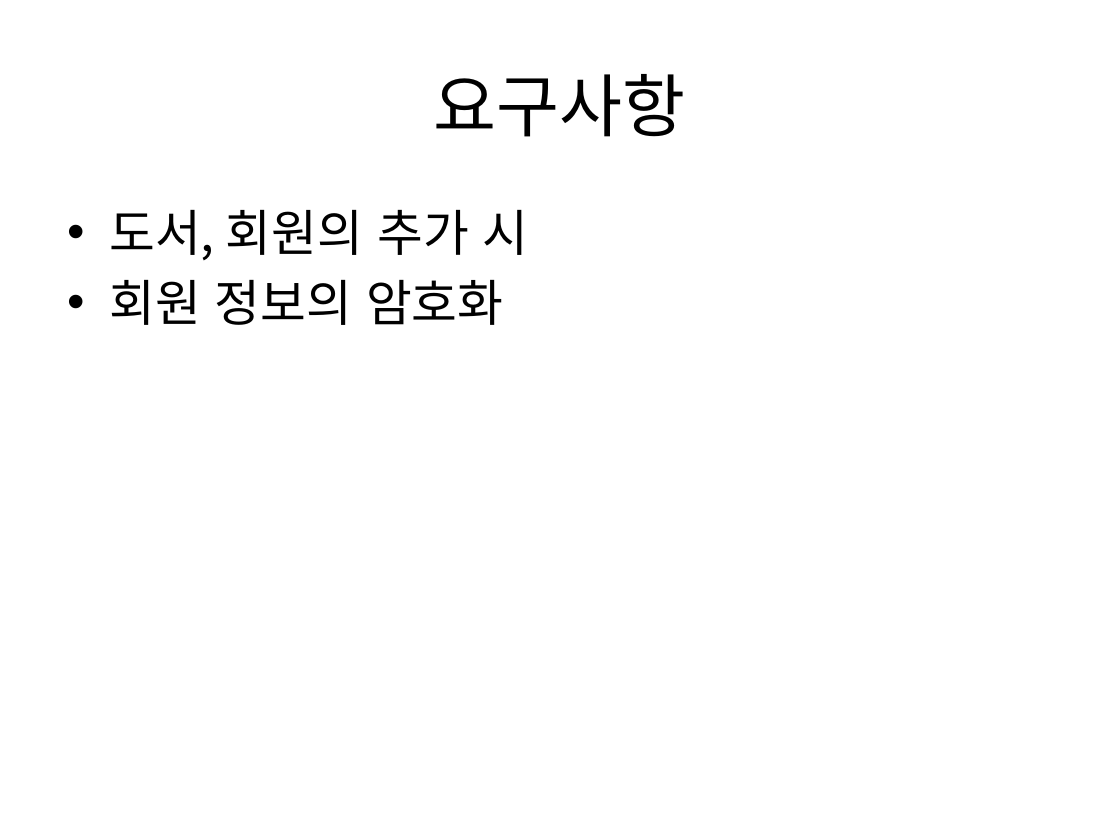
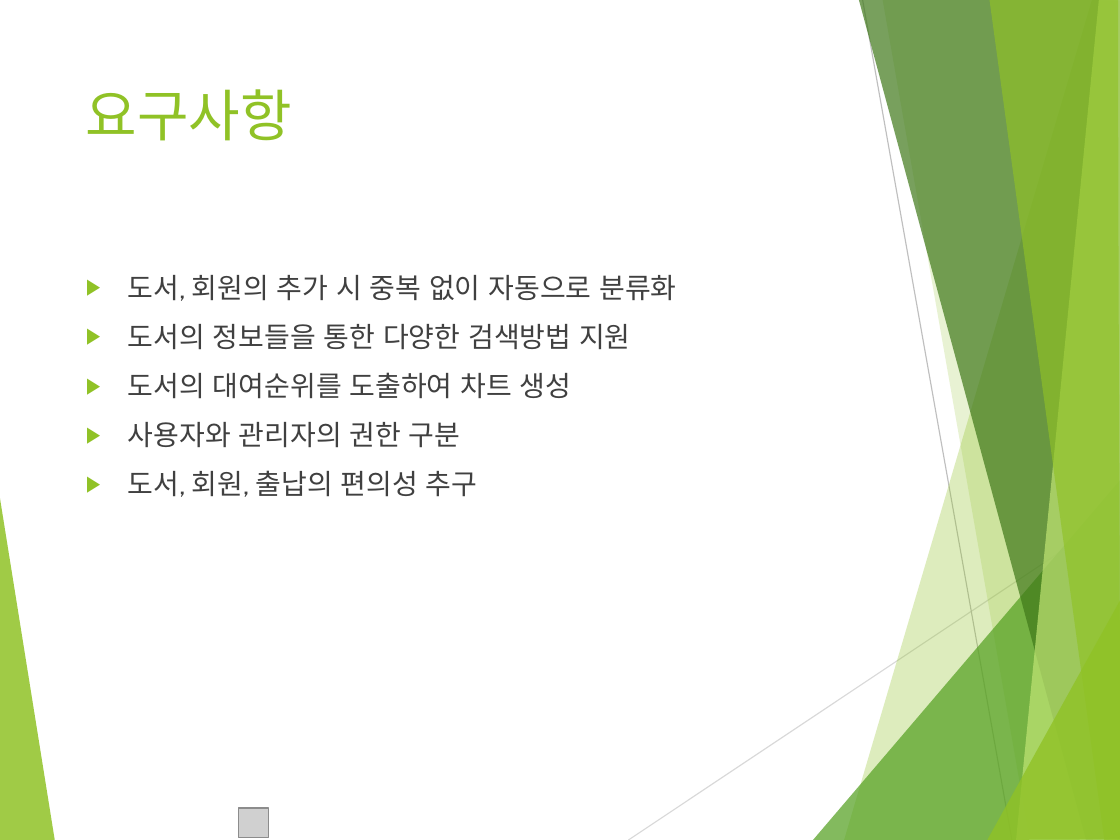
Before and after one commit to MinSu-Kim/java_web_male, a slide deck: slide 5 of document/도서관리 프로그램.pptx. Drawn at 1120x840 pixels with LibreOffice and Linux fonts; fonts in the diff are those of the drawing; grey boxes stand for pictures. Boxes give left, top, right and bottom in pixels: in the first picture for what was removed or moved away, otherwise in the second. Text is boxed around its words. In the diff, an @@ line names an element or a change of style, - is before the commit and + after.

```diff
--- a/document/도서관리 프로그램.pptx
+++ b/document/도서관리 프로그램.pptx
@@ title "요구사항": place and size @@
-title "요구사항" at [434, 74, 686, 137]
+title "요구사항" at [86, 89, 292, 141]
@@ title "요구사항" at [86, 89, 292, 141]: size 44 to 36 pt, font Noto Sans CJK KR to Cabin, text colour #000000 to #90C226; alignment centre to left; vertical alignment middle to top @@
@@ text at [128, 275, 676, 497]: text changed; size 32 to 18 pt; font Noto Sans CJK KR to Cabin; text colour #000000 to #404040 @@
-• 도서, 회원의 추가 시
-• 회원 정보의 암호화
+▶ 도서, 회원의 추가 시 중복 없이 자동으로 분류화
+▶ 도서의 정보들을 통한 다양한 검색방법 지원
+▶ 도서의 대여순위를 도출하여 차트 생성
+▶ 사용자와 관리자의 권한 구분
+▶ 도서, 회원, 출납의 편의성 추구
@@ group added at [0, 0, 1120, 840]: 8 freeform shapes, 2 lines @@
@@ picture added at [239, 808, 269, 838] @@
```
Also in this commit, not shown: 3 other slides changed, 11 slides added, 1 slide removed, 1 other file.
